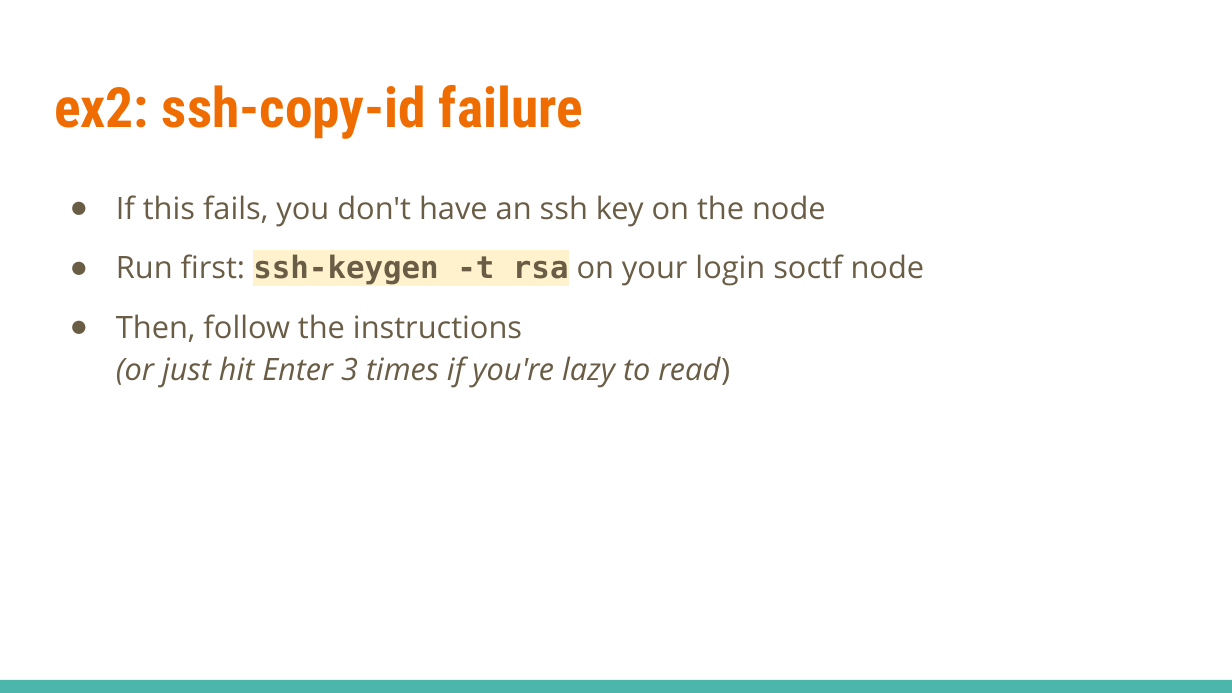
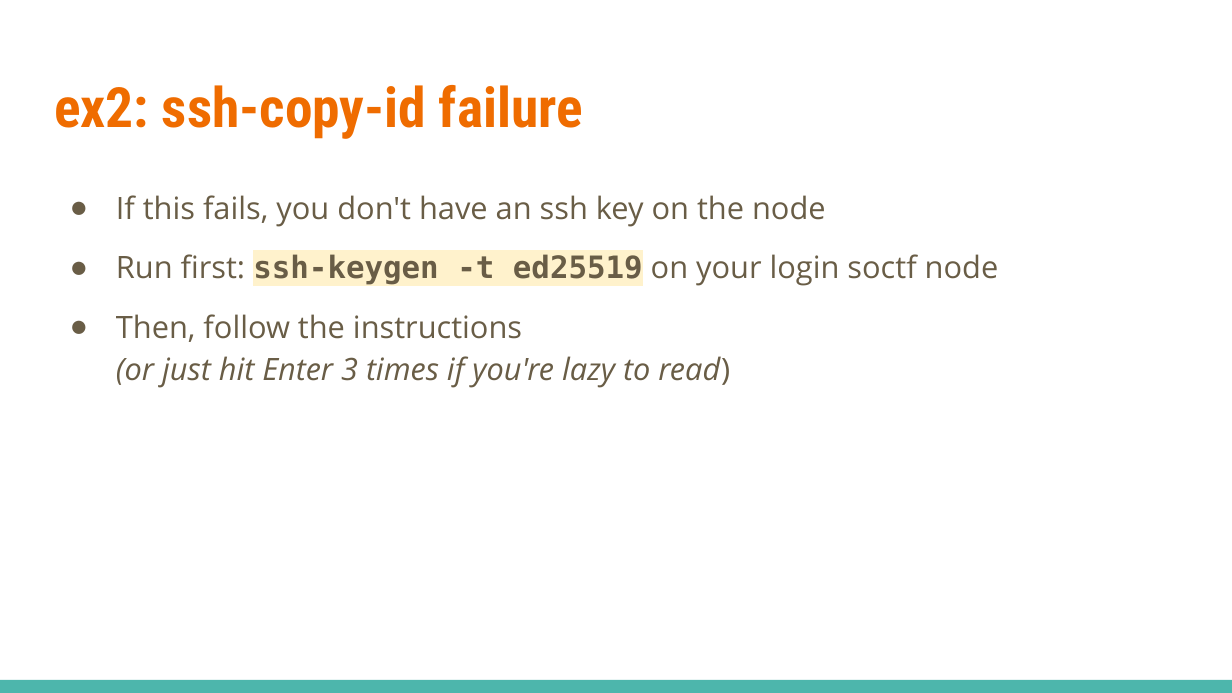
Before and after one commit to theodoreleebrant/TA-2425S1, a slide deck: slide 17 of CS3210/pptx/CS3210-TL8 (Lab 4).pptx. Drawn at 1232x693 pixels with LibreOffice and Linux fonts; fonts in the diff are those of the drawing. Boxes give left, top, right and bottom in pixels: in the first picture for what was removed or moved away, otherwise in the second. Text is boxed around its words. In the diff, an @@ line names an element or a change of style, - is before the commit and + after.

```diff
--- a/CS3210/pptx/CS3210-TL8 (Lab 4).pptx
+++ b/CS3210/pptx/CS3210-TL8 (Lab 4).pptx
@@ text at [116,254,999,286]: text changed @@
-● Run first: ssh-keygen -t rsa on your login soctf node
+● Run first: ssh-keygen -t ed25519 on your login soctf node
```
Also in this commit, not shown: 2 other slides changed.
